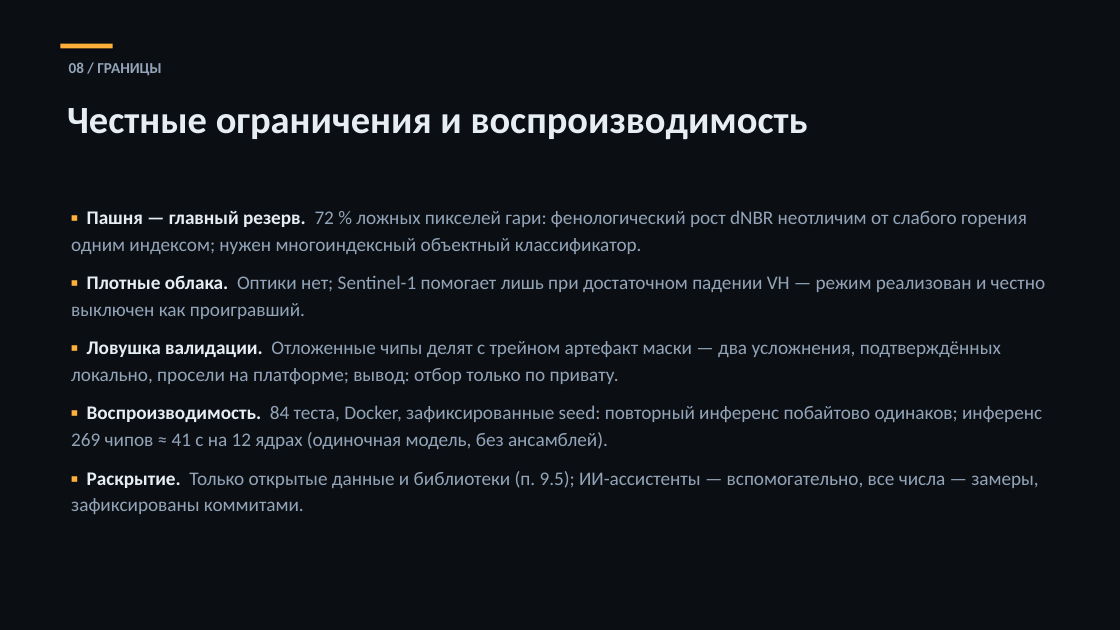
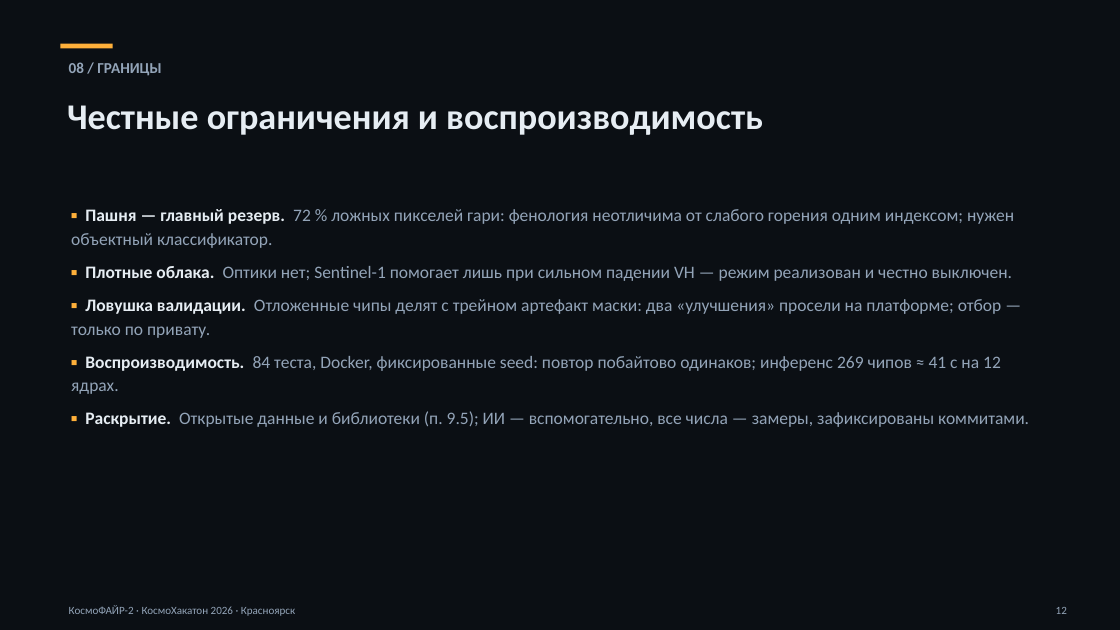
Before and after one commit to overbaffe1/CosmoH, a slide deck: slide 12 of presentation_final.pptx. Drawn at 1120x630 pixels with LibreOffice and Linux fonts; fonts in the diff are those of the drawing. Boxes give left, top, right and bottom in pixels: in the first picture for what was removed or moved away, otherwise in the second. Text is boxed around its words. In the diff, an @@ line names an element or a change of style, - is before the commit and + after.

```diff
--- a/presentation_final.pptx
+++ b/presentation_final.pptx
@@ text "Честные ограничения и воспроизводимость" at (67,105,763,135): size 33 to 31 pt @@
@@ text at (71,209,1029,427): text changed; size 16.5 to 15 pt @@
-▪ Пашня — главный резерв. 72 % ложных пикселей гари: фенологический рост dNBR неотличим от слабого горения одним индексом; нужен многоиндексный объектный классификатор.
-▪ Плотные облака. Оптики нет; Sentinel-1 помогает лишь при достаточном падении VH — режим реализован и честно выключен как проигравший.
-▪ Ловушка валидации. Отложенные чипы делят с трейном артефакт маски — два усложнения, подтверждённых локально, просели на платформе; вывод: отбор только по привату.
-▪ Воспроизводимость. 84 теста, Docker, зафиксированные seed: повторный инференс побайтово одинаков; инференс 269 чипов ≈ 41 с на 12 ядрах (одиночная модель, без ансамблей).
-▪ Раскрытие. Только открытые данные и библиотеки (п. 9.5); ИИ-ассистенты — вспомогательно, все числа — замеры, зафиксированы коммитами.
+▪ Пашня — главный резерв. 72 % ложных пикселей гари: фенология неотличима от слабого горения одним индексом; нужен объектный классификатор.
+▪ Плотные облака. Оптики нет; Sentinel-1 помогает лишь при сильном падении VH — режим реализован и честно выключен.
+▪ Ловушка валидации. Отложенные чипы делят с трейном артефакт маски: два «улучшения» просели на платформе; отбор — только по привату.
+▪ Воспроизводимость. 84 теста, Docker, фиксированные seed: повтор побайтово одинаков; инференс 269 чипов ≈ 41 с на 12 ядрах.
+▪ Раскрытие. Открытые данные и библиотеки (п. 9.5); ИИ — вспомогательно, все числа — замеры, зафиксированы коммитами.
@@ text added at (69,605,295,616), 9.5 pt, text #93A4B8 @@
+КосмоФАЙР-2 · КосмоХакатон 2026 · Красноярск
@@ text added at (1056,607,1067,614), 9.5 pt, text #93A4B8 @@
+12
```
Also in this commit, not shown: 12 other slides changed.
